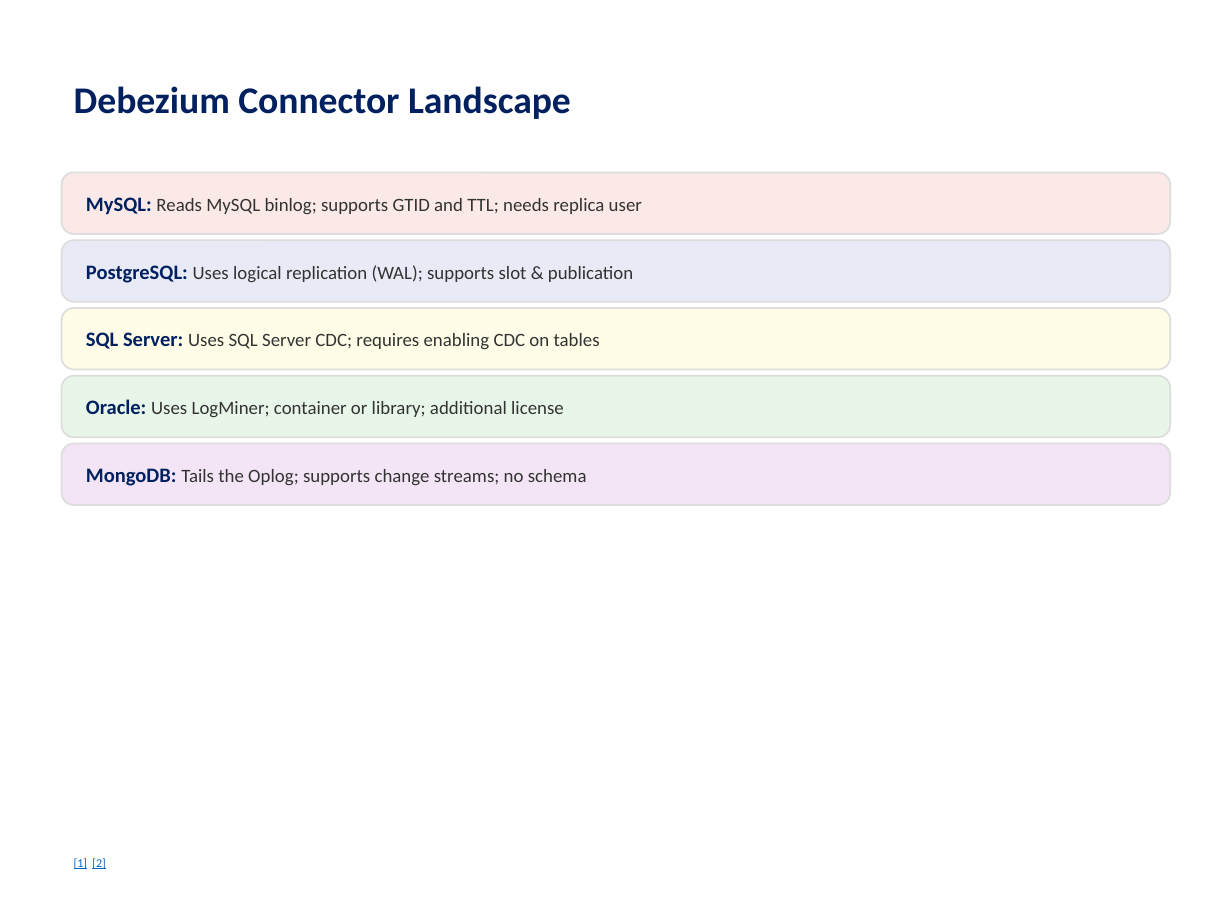
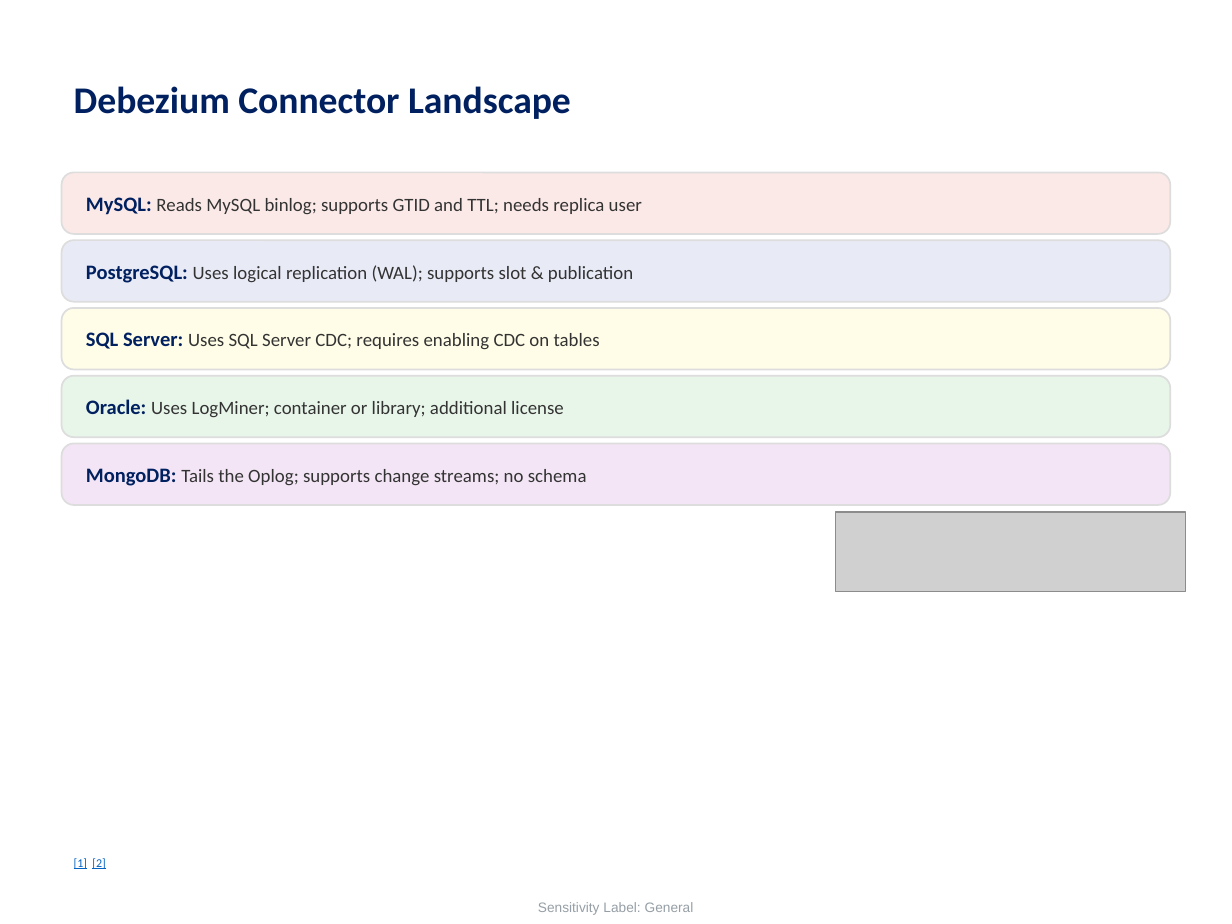
Before and after one commit to Icynima/Medallion-pipeline, a slide deck: slide 32 of Week_01/Day_04/Slides/Day_04_Slides.pptx (slide 18 before the commit). Drawn at 1232x924 pixels with LibreOffice and Linux fonts; fonts in the diff are those of the drawing; grey boxes stand for pictures. Boxes give left, top, right and bottom in pixels: in the first picture for what was removed or moved away, otherwise in the second. Text is boxed around its words. In the diff, an @@ line names an element or a change of style, - is before the commit and + after.

```diff
--- a/Week_01/Day_04/Slides/Day_04_Slides.pptx
+++ b/Week_01/Day_04/Slides/Day_04_Slides.pptx
@@ picture added at <box>835,513,1185,593</box> @@
@@ text added at <box>538,902,694,915</box>, 8 pt, text #2E404D at 50% opacity @@
+Sensitivity Label: General
```
Also in this commit, not shown: 35 other slides changed, 27 slides added, 3 slides removed, 8 other files.
